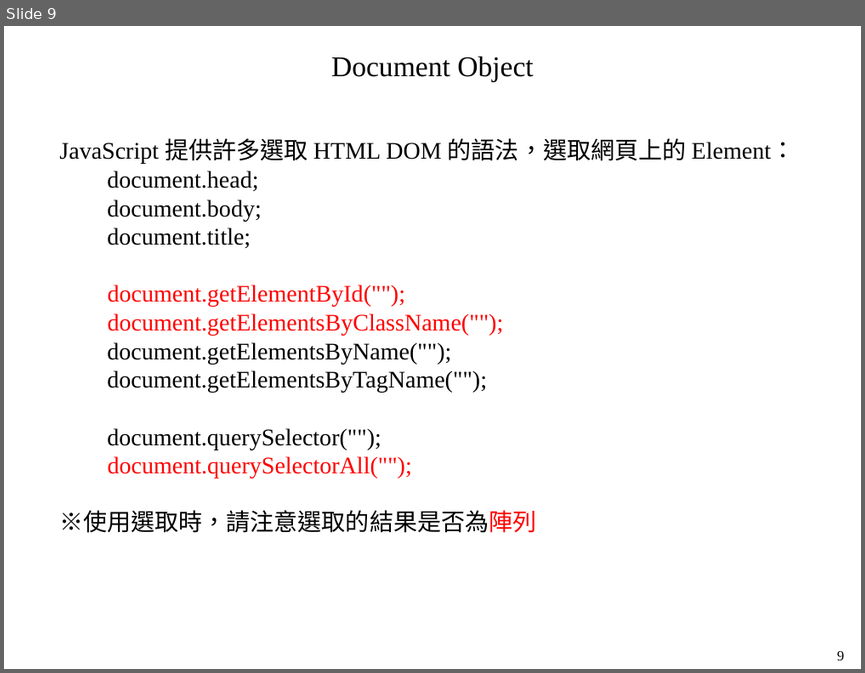
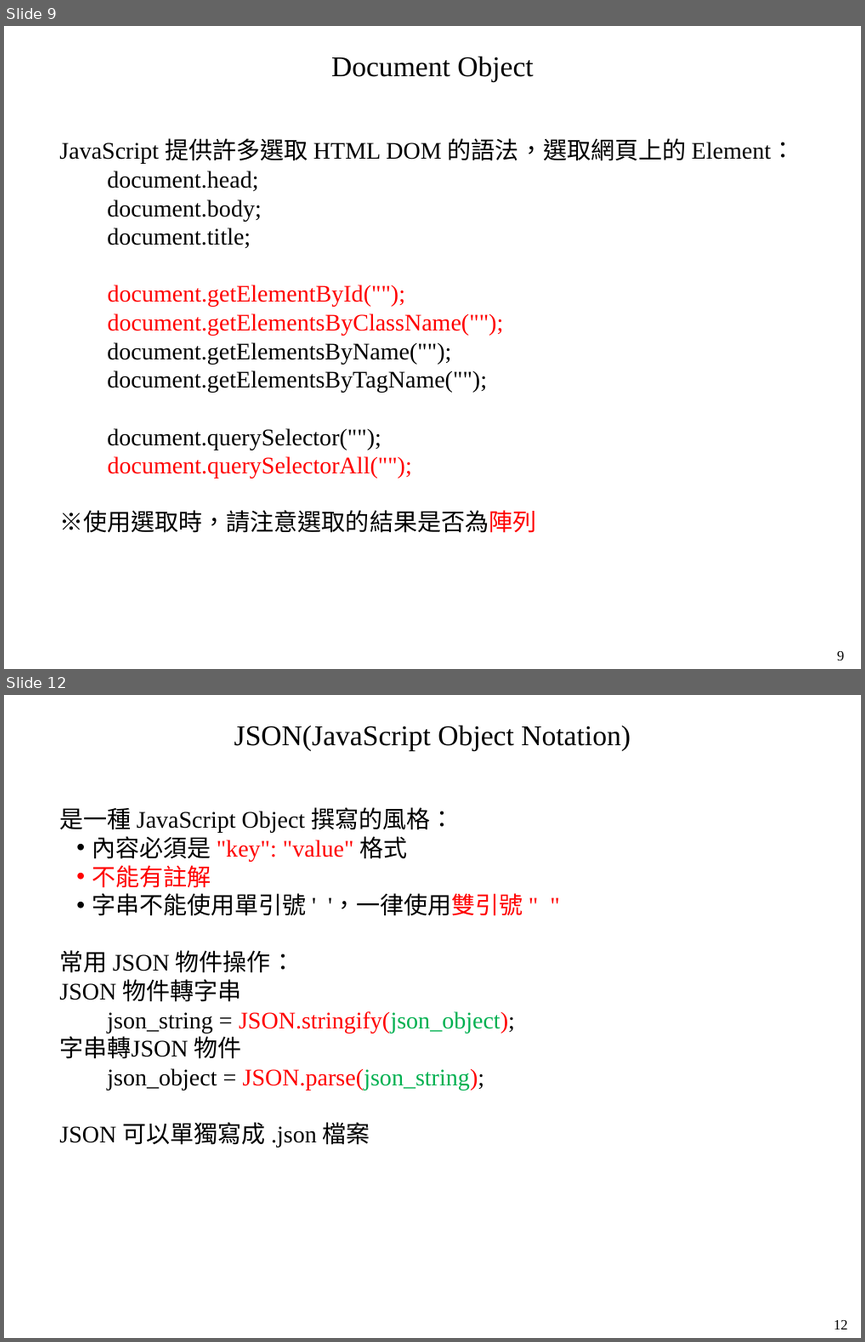
Before and after one commit to mar120434/2021_web_tutor, a slide deck: 動態網頁.pptx. Shown one above the other, each under a label of ours: slide 9 before the commit, slides 9 and 12 after it; the slides between them are not shown. The pictures are 865x673 and 865x1342 pixels, drawn with LibreOffice and Linux fonts; fonts in the diff are those of the drawing. Boxes give left, top, right and bottom in pixels: in the first picture for what was removed or moved away, otherwise in the second. Text is boxed around its words. In the diff, an @@ line names an element or a change of style, - is before the commit and + after.

Commit message:
20210727_0232 add json

```diff
--- a/動態網頁.pptx
+++ b/動態網頁.pptx
@@ slide 12 added at <box>4,695,861,1338</box>, background #FFFFFF @@
@@ text added at <box>234,725,630,751</box>, 24 pt, text #000000 @@
+JSON(JavaScript Object Notation)
@@ text added at <box>59,807,522,1147</box>, 20 pt, text #000000 @@
+是一種 JavaScript Object 撰寫的風格：
+• 內容必須是 "key": "value" 格式
+• 不能有註解
+• 字串不能使用單引號 ' '，一律使用雙引號 " "
+常用 JSON 物件操作：
+JSON 物件轉字串
+json_string = JSON.stringify(json_object);
+字串轉JSON 物件
+json_object = JSON.parse(json_string);
+JSON 可以單獨寫成 .json 檔案
@@ text added at <box>834,1320,848,1329</box>, 12 pt, text #000000 @@
+12
```
Also in this commit, not shown: 3 slides changed, 1 slide removed, 3 other files.
